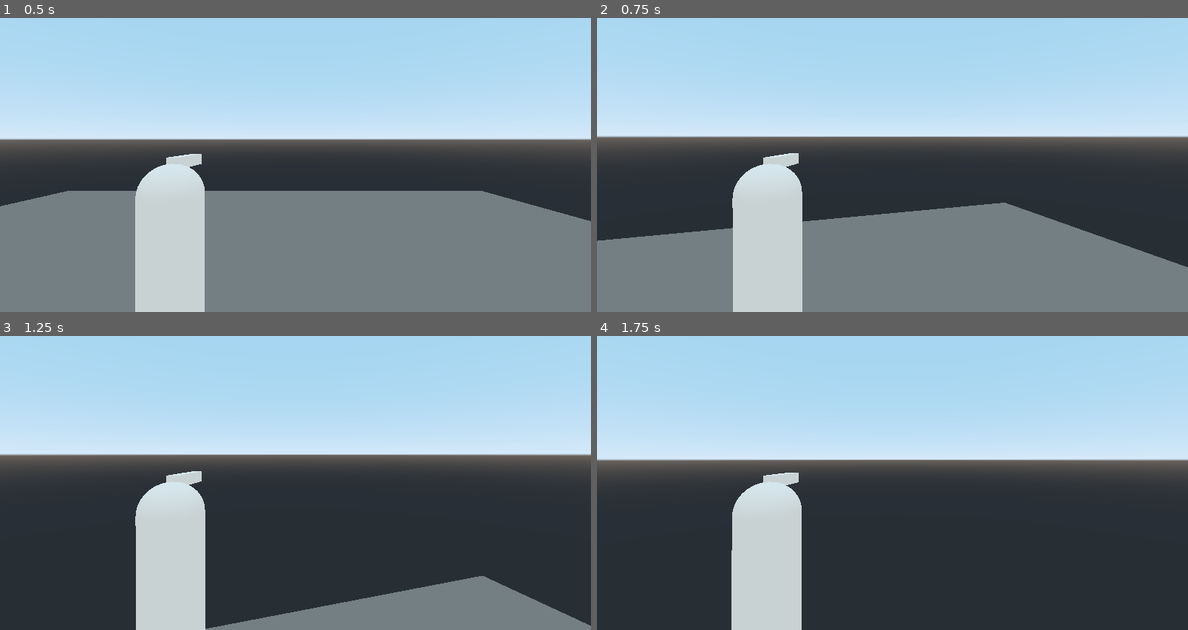
Above: before the commit, frames 1-4 (two rows, left to right).
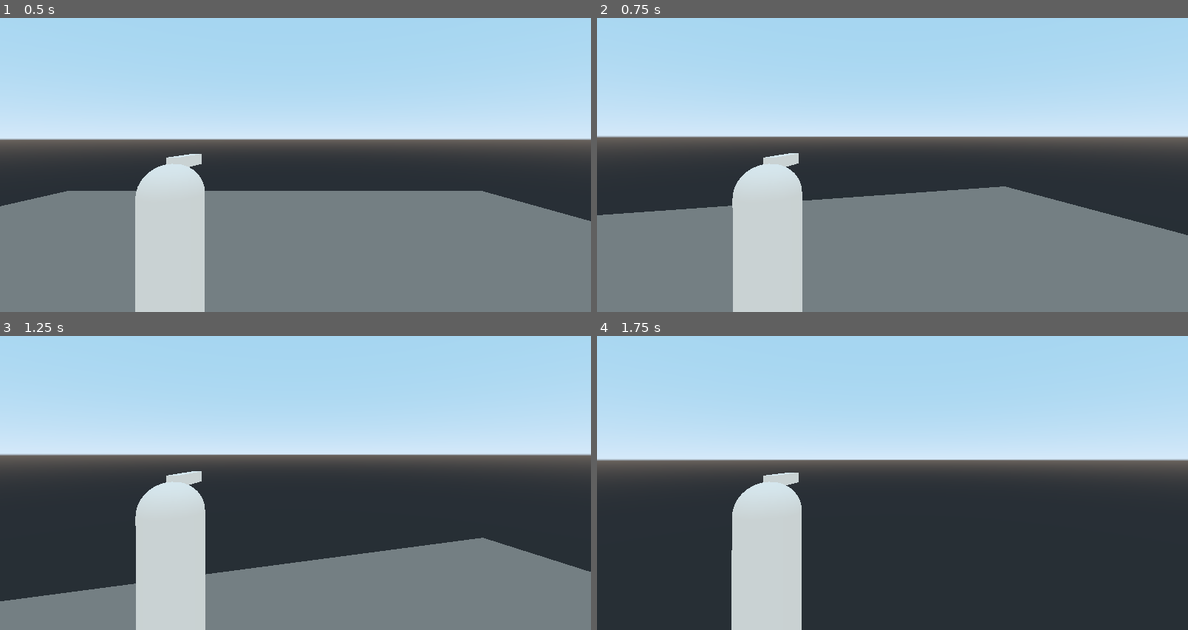
Above: after the commit, the same moments.

Repository: mc-carthy/gdCookbook
Game: Godot game, scene res://Recipes/PlayerCharacter/World.tscn
The game is run twice, just before and just after one commit, with the same random seed, the same clock (stepped at 60 frames per second) and the same inputs. The project has no main scene, so this scene is started directly.
Inputs (mouse positions are in pixels of both pictures, inside the frame that each line leads up to):
- Up to frame 1 (0.5 s): no input
- Up to frame 2 (0.75 s): tap Enter at 0.5 s; move the mouse to (922, 138) at 0.52 s; hold W (move_forward) from 0.53 s (still down); hold Space (jump) from 0.53 s (still down)
- Up to frame 3 (1.25 s): keep holding W (move_forward); keep holding Space (jump)
- Up to frame 4 (1.75 s): keep holding W (move_forward); move the mouse to (862, 459) at 1.27 s; release Space (jump) at 1.28 s; tap Space (jump) at 1.35, 1.52 s

Frame 1 is identical in both runs. In frame 2, 6.6% of the frame differs, in the area x 0-100%, y 57-85%; in frame 3, 13%, in the area x 0-100%, y 68-100%; in frame 4, less than 0.1%.

Commit message:
Add double jumping

Diff:
--- a/Recipes/PlayerCharacter/PlayerCharacter.gd
+++ b/Recipes/PlayerCharacter/PlayerCharacter.gd
@@ -10,6 +10,8 @@
 var jump_speed: float = 5.0
 var mouse_sensitivity: float = 0.3
 var max_vertical_camera_angle: float = 60
+var max_num_jumps: int = 3
+var current_num_jumps: int = 0
 
 func _ready() -> void:
 	Input.set_mouse_mode(Input.MOUSE_MODE_CAPTURED)
@@ -37,10 +39,14 @@
 	velocity.x = direction.x * move_speed
 	velocity.z = direction.z * move_speed
 
+	if Input.is_action_just_pressed('jump'):
+		if current_num_jumps < max_num_jumps:
+			velocity.y = jump_speed
+			current_num_jumps += 1
+
 	if is_on_floor():
+		current_num_jumps = 0
 		velocity.y = 0
-		if Input.is_action_pressed('jump'):
-			velocity.y = jump_speed
 	else:
 		velocity.y += GRAVITY * delta
 
